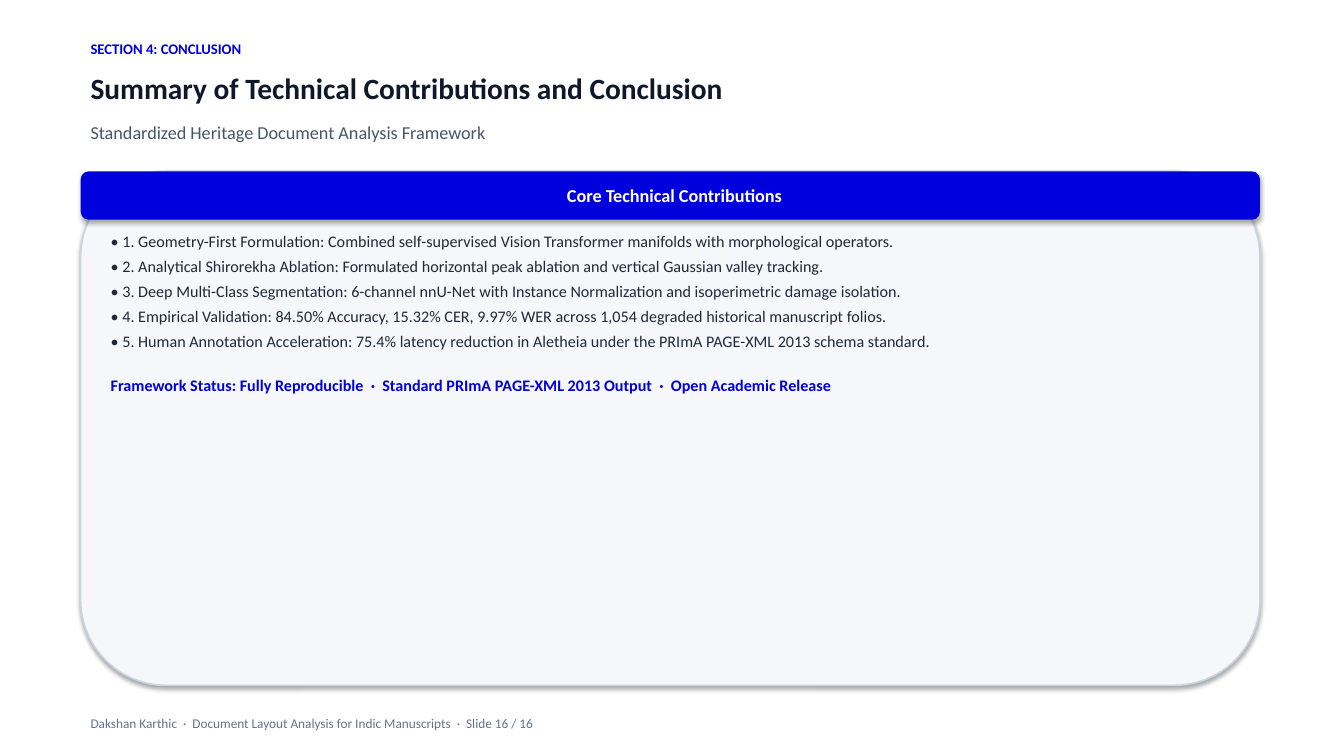
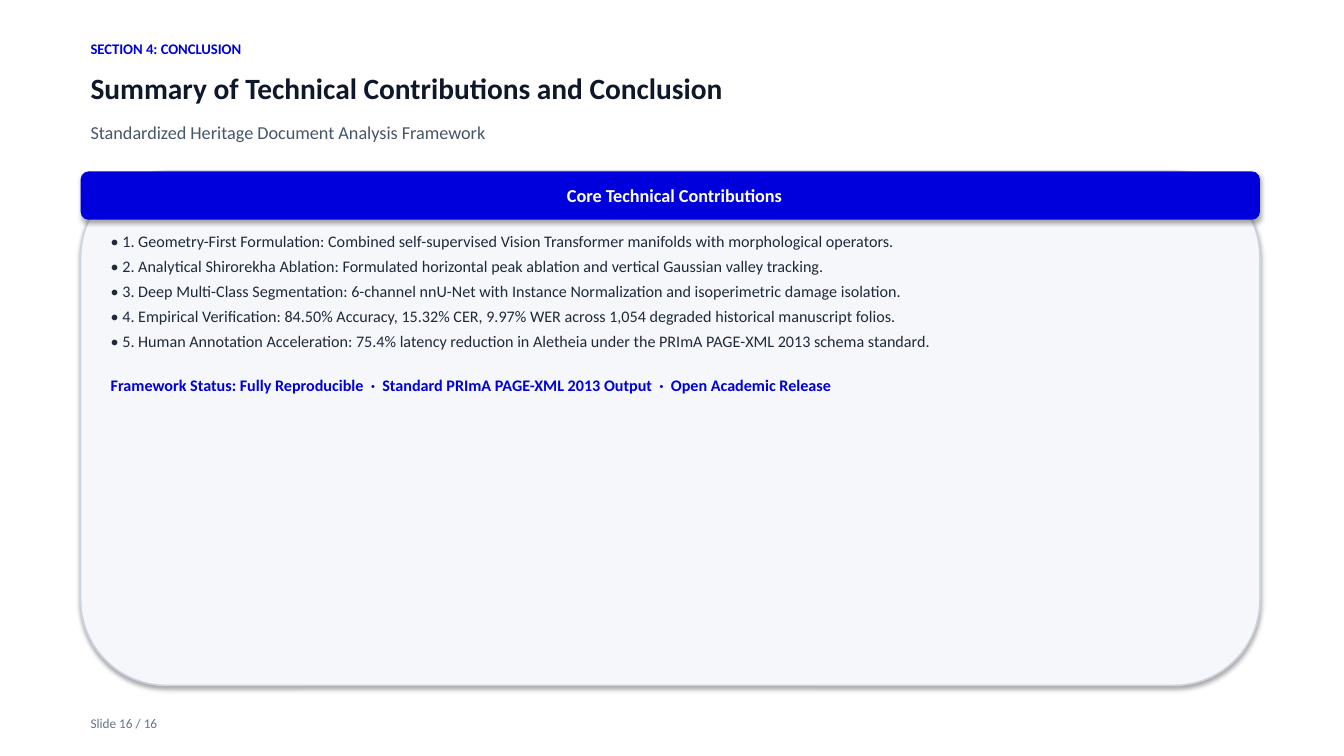
Before and after one commit to Dakshankarthic/Indic, a slide deck: slide 16 of docs/Archival_Manuscript_Layout_Analysis_Presentation.pptx. Drawn at 1344x756 pixels with LibreOffice and Linux fonts; fonts in the diff are those of the drawing. Boxes give left, top, right and bottom in pixels: in the first picture for what was removed or moved away, otherwise in the second. Text is boxed around its words. In the diff, an @@ line names an element or a change of style, - is before the commit and + after.

```diff
--- a/docs/Archival_Manuscript_Layout_Analysis_Presentation.pptx
+++ b/docs/Archival_Manuscript_Layout_Analysis_Presentation.pptx
@@ text at [122,310,895,325]: text changed @@
-• 4. Empirical Validation: 84.50% Accuracy, 15.32% CER, 9.97% WER across 1,054 degraded historical manuscript folios.
+• 4. Empirical Verification: 84.50% Accuracy, 15.32% CER, 9.97% WER across 1,054 degraded historical manuscript folios.
@@ text at [91,719,157,728]: text changed @@
-Dakshan Karthic · Document Layout Analysis for Indic Manuscripts · Slide 16 / 16
+Slide 16 / 16
```
Also in this commit, not shown: 12 other slides changed, 2 slides added, 2 slides removed, 15 other files.
